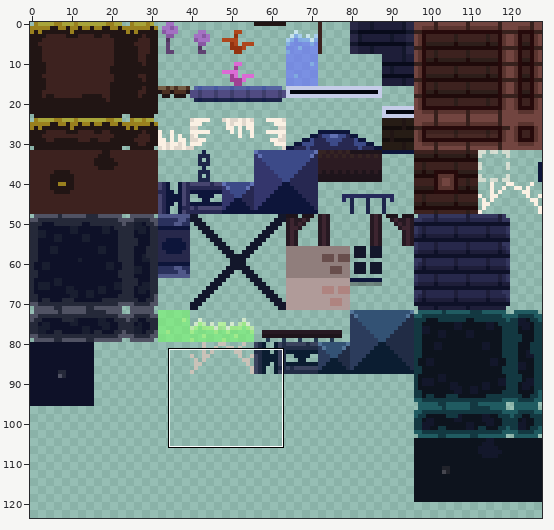
A sprite sheet gets an edit: Art/Tiles.png. Above: a wide view before the commit, with the close-up outlined.
Close-up. Before the commit:
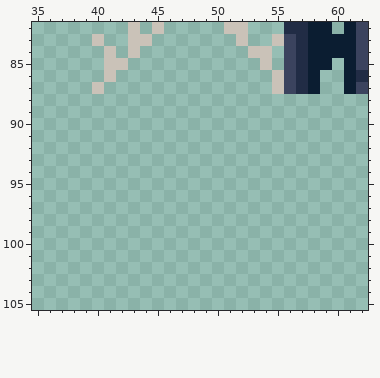
The file is 128x128 pixels. Colours within 5 levels of each other are drawn and written as one. Shown: x 35..62, y 82..105. The wide view leaves out empty margins. The commit also changed other parts of the picture, which this record leaves out.
And afterwards:
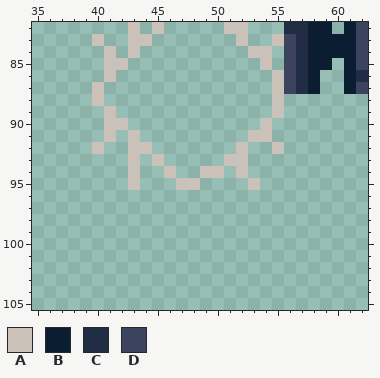
Palette (. is transparent): A #cac2b8  B #0b1d31  C #212c45  D #3b435e
What changed:
Colour A now appears in row 88 at x 40 and 55; in row 89 at x 41 and 55; in row 90 at x 41 to 42 and 54; in row 91 at x 41, 43 and 53 to 54; in row 92 at x 40, 43 to 44, 52 and 55; in row 93 at x 43, 45 and 51 to 52.
Colour A now appears in row 94 at x 43, 46, 49 to 50 and 52; in row 95 at x 43, 47 to 48 and 53.
Where, in picture pixels (left, top, right, bottom), the same in both close-ups:
added: (92, 94, 284, 190)
